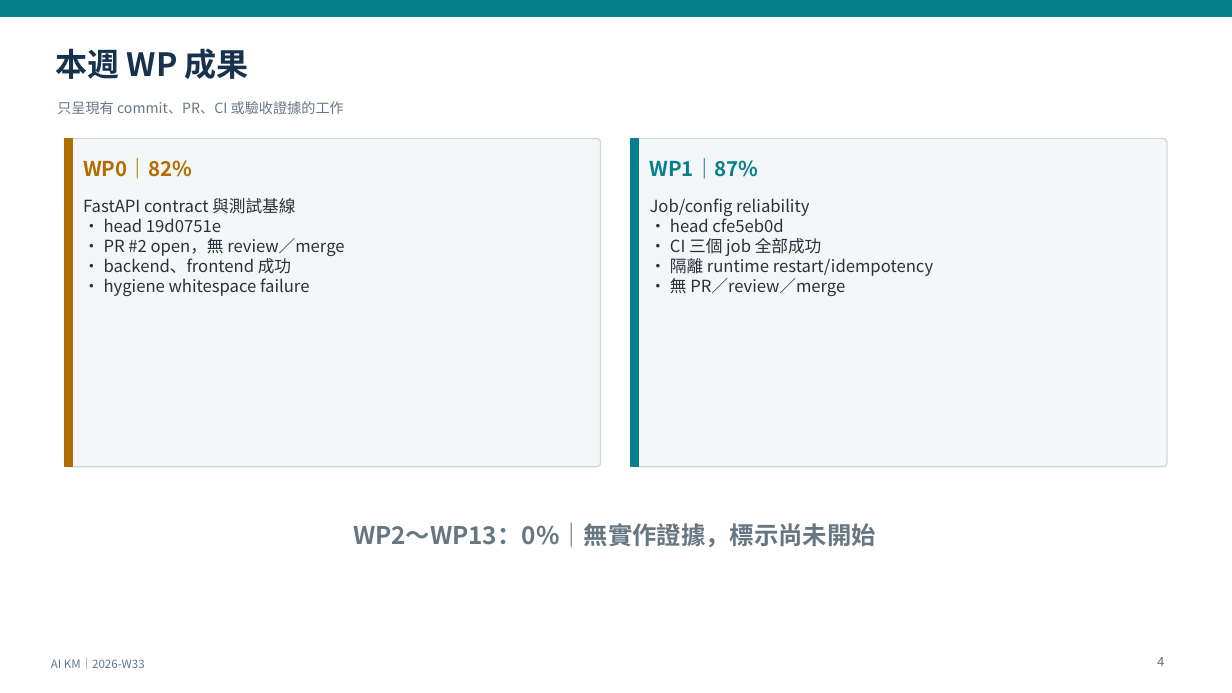
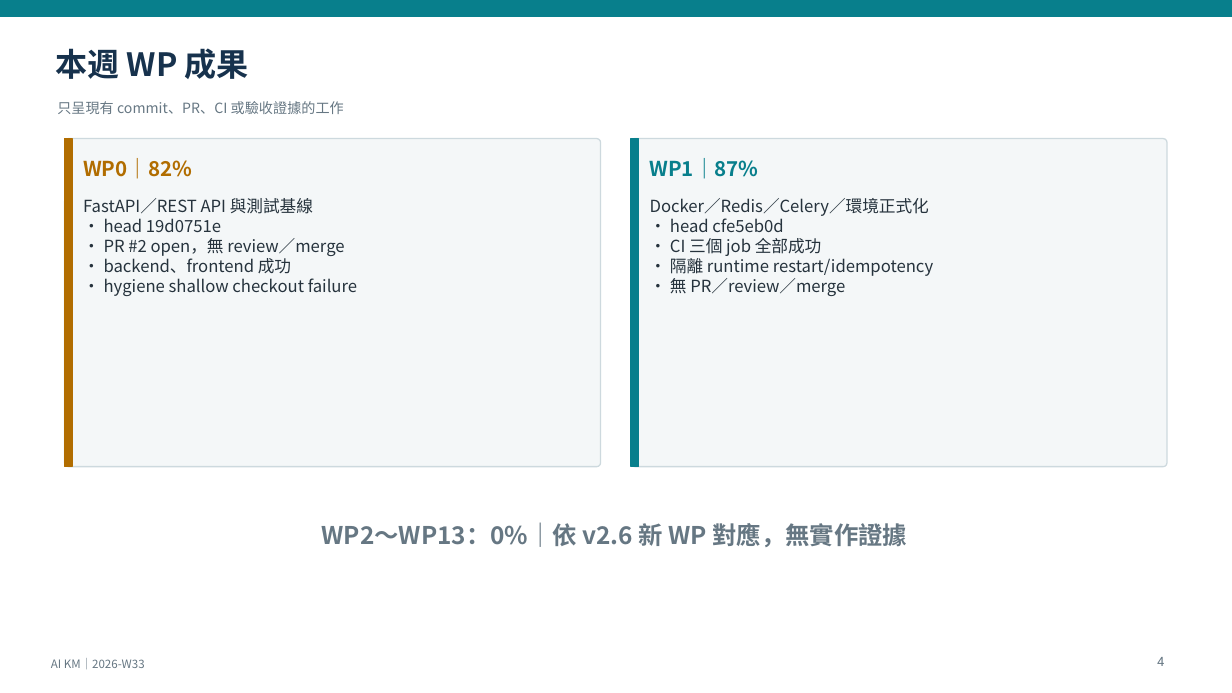
Before and after one commit to kyocarlos/knowledge-base-agent-source, a slide deck: slide 4 of docs/km-modernization/progress/presentations/AI-KM-Weekly-2026-W33.pptx. Drawn at 1232x693 pixels with LibreOffice and Linux fonts; fonts in the diff are those of the drawing. Boxes give left, top, right and bottom in pixels: in the first picture for what was removed or moved away, otherwise in the second. Text is boxed around its words. In the diff, an @@ line names an element or a change of style, - is before the commit and + after.

```diff
--- a/docs/km-modernization/progress/presentations/AI-KM-Weekly-2026-W33.pptx
+++ b/docs/km-modernization/progress/presentations/AI-KM-Weekly-2026-W33.pptx
@@ text at [83,198,313,214]: text changed @@
-FastAPI contract 與測試基線
+FastAPI／REST API 與測試基線
@@ text at [650,198,929,216]: text changed @@
-Job/config reliability
+Docker／Redis／Celery／環境正式化
@@ text at [104,278,357,296]: text changed @@
-• hygiene whitespace failure
+• hygiene shallow checkout failure
@@ text at [322,522,907,547]: text changed @@
-WP2～WP13：0%｜無實作證據，標示尚未開始
+WP2～WP13：0%｜依 v2.6 新 WP 對應，無實作證據
```
Also in this commit, not shown: 6 other slides changed, 12 other files.
